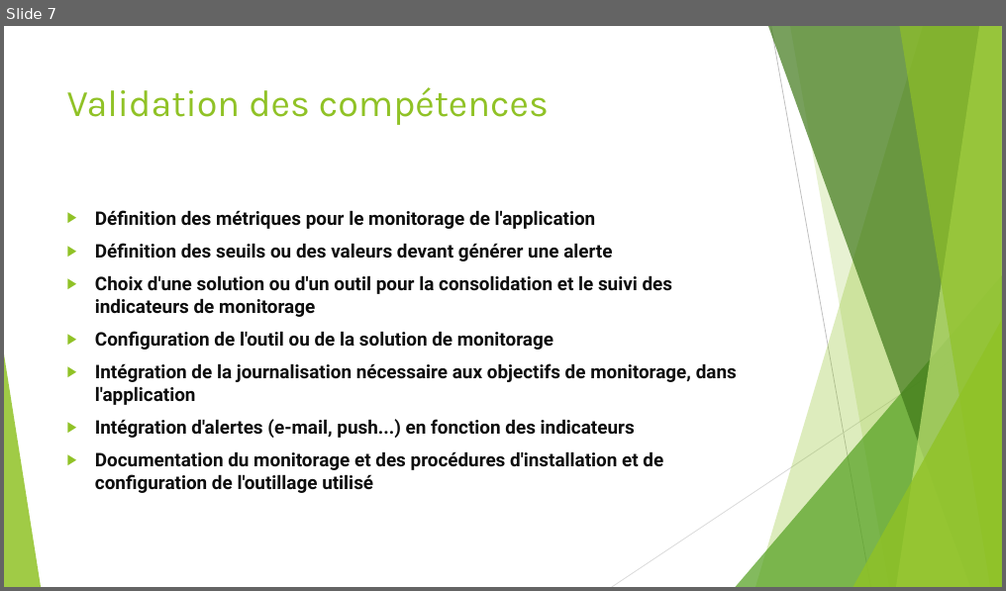
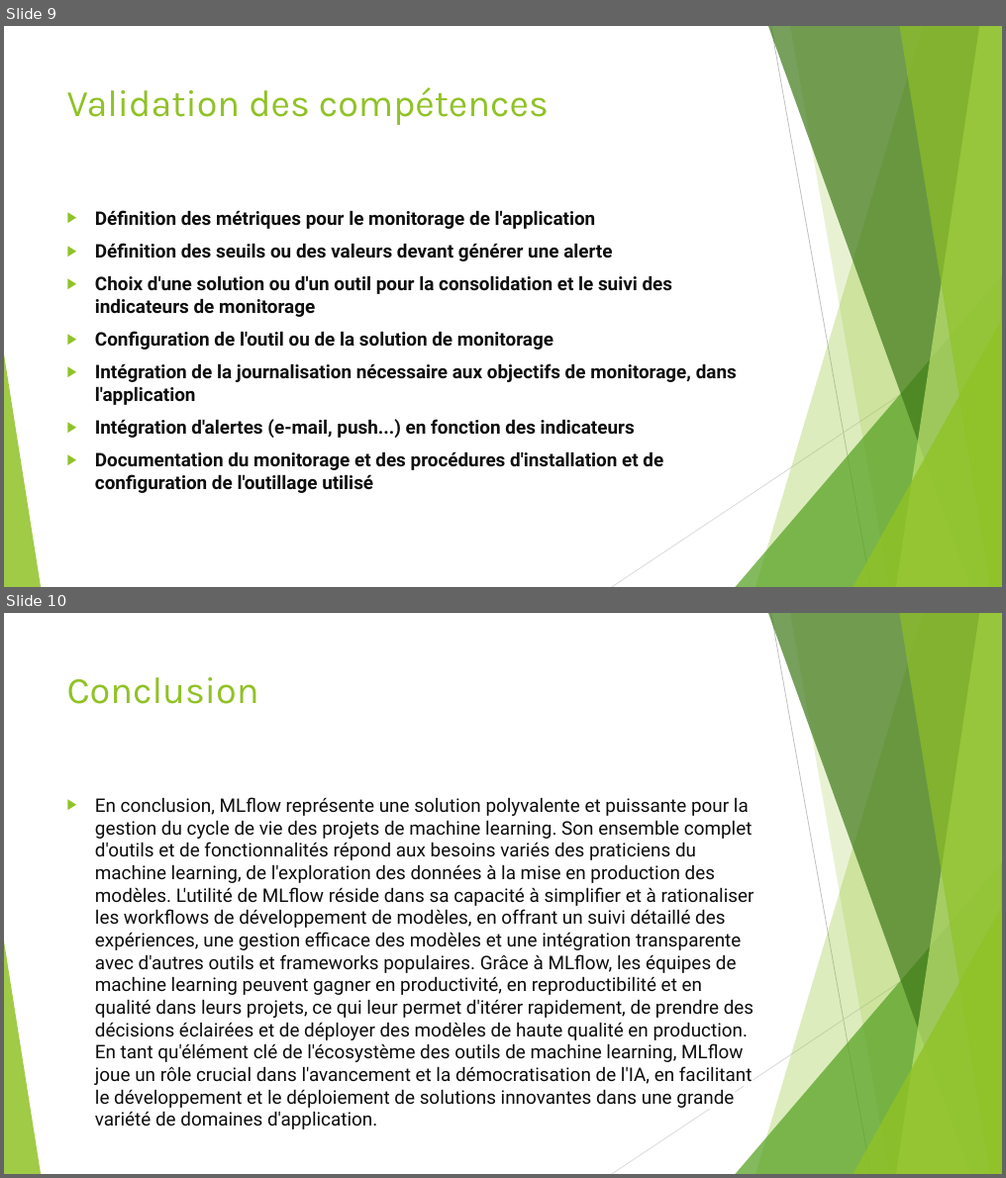
Before and after one commit to JoachimLombardi/formation-mlflow, a slide deck: MLFloW.pptx. Shown one above the other, each under a label of ours: slide 7 before the commit, slides 9 and 10 after it. The pictures are 1006x591 and 1006x1178 pixels, drawn with LibreOffice and Linux fonts; fonts in the diff are those of the drawing. Boxes give left, top, right and bottom in pixels: in the first picture for what was removed or moved away, otherwise in the second. Text is boxed around its words. In the diff, an @@ line names an element or a change of style, - is before the commit and + after.

```diff
--- a/MLFloW.pptx
+++ b/MLFloW.pptx
@@ slide 10 added at [4,613,1002,1174], background #FFFFFF; not listed: 10 template elements that a slide beside it also shows @@
@@ title added at [67,677,259,704], 36 pt, text #90C226 @@
+Conclusion
@@ text added at [95,797,754,1108], 18 pt, text #0D0D0D @@
+▶ En conclusion, MLflow représente une solution polyvalente et puissante pour la gestion du cycle de vie des projets de machine learning. Son ensemble complet d'outils et de fonctionnalités répond aux besoins variés des praticiens du machine learning, de l'exploration des données à la mise en production des modèles. L'utilité de MLflow réside dans sa capacité à simplifier et à rationaliser les workflows de développement de modèles, en offrant un suivi détaillé des expériences, une gestion efficace des modèles et une intégration transparente avec d'autres outils et frameworks populaires. Grâce à MLflow, les équipes de machine learning peuvent gagner en productivité, en reproductibilité et en qualité dans leurs projets, ce qui leur permet d'itérer rapidement, de prendre des décisions éclairées et de déployer des modèles de haute qualité en production. En tant qu'élément clé de l'écosystème des outils de machine learning, MLflow joue un rôle crucial dans l'avancement et la démocratisation de l'IA, en facilitant le développement et le déploiement de solutions innovantes dans une grande variété de domaines d'application.
@@ what was slide 7 is now slide 9 @@
```
Also in this commit, not shown: 2 other slides added, 3 other files.
